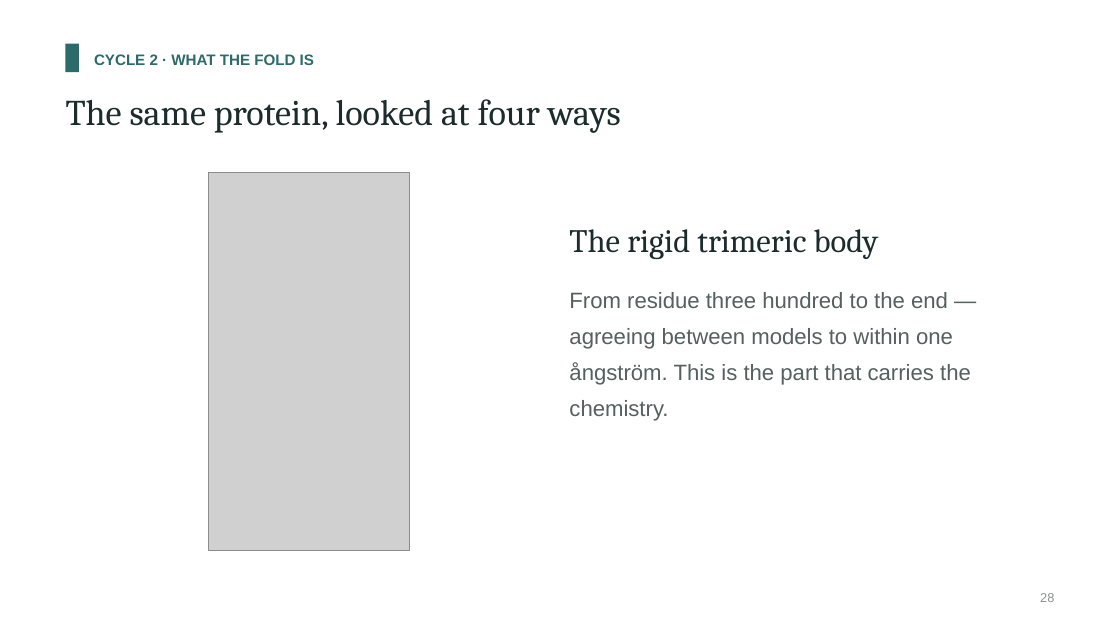
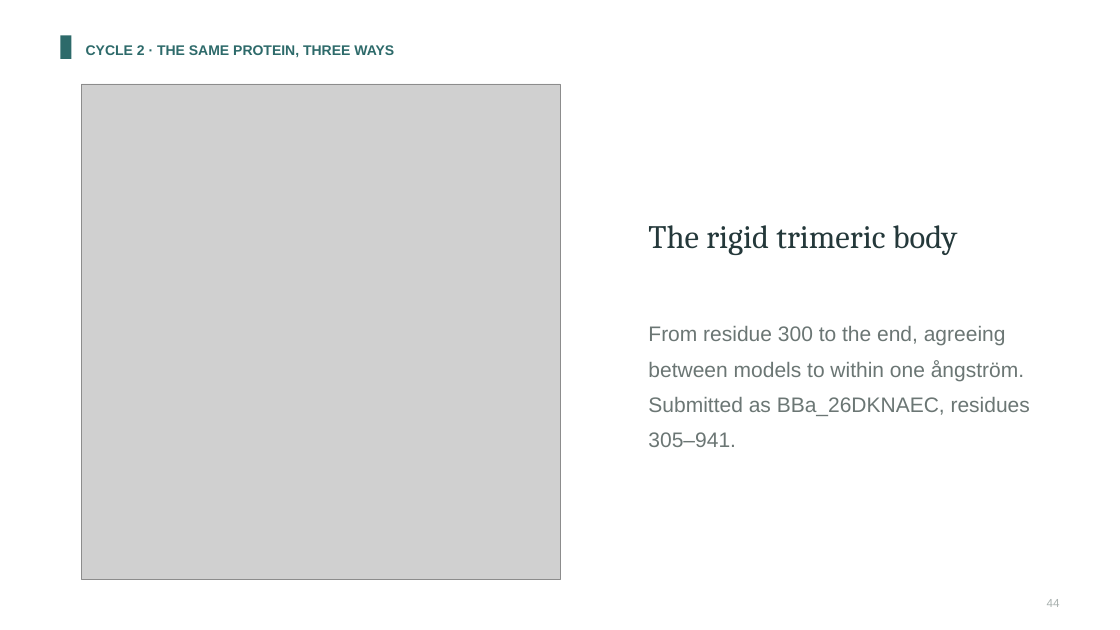
Before and after one commit to A1ex-Ch3n/igem-2026, a slide deck: slide 44 of documents/2026-10-25_presentation_deck.pptx (slide 28 before the commit). Drawn at 1120x630 pixels with LibreOffice and Linux fonts; fonts in the diff are those of the drawing; grey boxes stand for pictures. Boxes give left, top, right and bottom in pixels: in the first picture for what was removed or moved away, otherwise in the second. Text is boxed around its words. In the diff, an @@ line names an element or a change of style, - is before the commit and + after.

```diff
--- a/documents/2026-10-25_presentation_deck.pptx
+++ b/documents/2026-10-25_presentation_deck.pptx
@@ rectangle resized from (x1=66, y1=44, x2=79, y2=72) to (x1=60, y1=35, x2=71, y2=59) @@
@@ text at (x1=86, y1=45, x2=394, y2=57): text changed; size 31 to 12 pt; font Cambria to Arial; text colour #1C2B2B to #2D6A6A; bold on @@
-The same protein, looked at four ways
+CYCLE 2 · THE SAME PROTEIN, THREE WAYS
@@ text removed at (x1=94, y1=54, x2=314, y2=65) @@
-CYCLE 2 · WHAT THE FOLD IS
@@ picture added at (x1=82, y1=84, x2=560, y2=580) @@
@@ picture removed at (x1=209, y1=172, x2=410, y2=550) @@
@@ text "The rigid trimeric body" moved from (x1=569, y1=229, x2=879, y2=259) to (x1=648, y1=225, x2=958, y2=255) @@
@@ text "The rigid trimeric body" at (x1=648, y1=225, x2=958, y2=255): text colour #1C2B2B to #24383A; line spacing 1.25 to 1.15 @@
@@ text at (x1=648, y1=326, x2=1030, y2=447): text changed; size 19 to 18 pt; text colour #55605F to #6B7674 @@
-From residue three hundred to the end — agreeing between models to within one ångström. This is the part that carries the chemistry.
+From residue 300 to the end, agreeing between models to within one ångström. Submitted as BBa_26DKNAEC, residues 305–941.
@@ text removed at (x1=1040, y1=593, x2=1054, y2=602) @@
-28
@@ text added at (x1=1047, y1=599, x2=1060, y2=607), 10 pt, text #A8B0AE @@
+44
```
Also in this commit, not shown: 27 other slides changed, 57 slides added, 28 slides removed, 20 other files.
